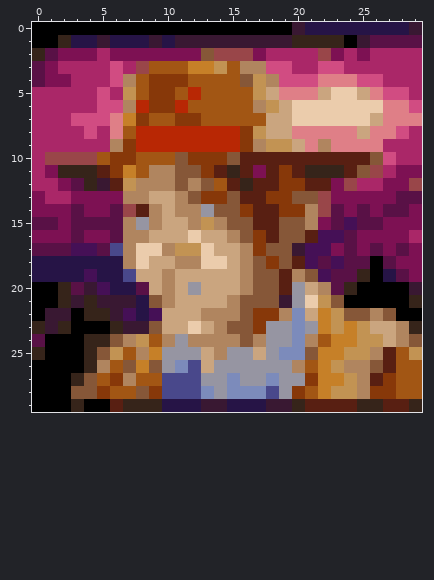
Two versions of one pixel-art sprite, assets/symbols/Explorer.png. The picture above was drawn from the file before the commit.
The file is 30x30 pixels.
New version:
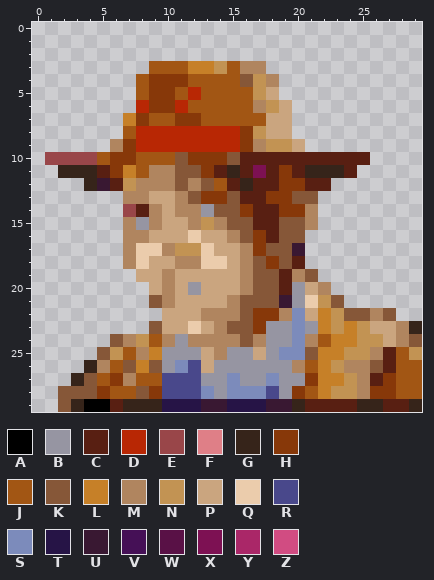
Palette (. is transparent): A #000000  B #9695a2  C #581f12  D #b82704  E #994649  F #df7f87  G #36241a  H #873809  J #a25614  K #865738  L #c68028  M #b0855f  N #c29353  P #caa57f  Q #ebccac  R #49488b  S #7c8bbb  T #261446  U #391832  V #451056  W #591146  X #7d1153  Y #aa2768  Z #d14c82
From old to new:
Changed rows in their new state; - is an unchanged pixel.
first column x 0:
 0 ..............................
 1 ..............................
 2 ..............................
 3 .........---------............
 4 ........-----------...........
 5 ........-----------...........
 6 ........------------..........
 7 .......-------------..........
 8 .......-------------..........
 9 ......---------------.........
10 .-------------------------....
11 ..-----------------------.....
12 ....-------------------.......
13 .......---------------........
14 .......---------------........
15 .......---------------........
16 .......--------------.........
17 .......--------------.........
18 .......--------------.........
19 ........--------------........
20 .........--------------.......
21 .........---------------......
22 ..........------------------..
23 .........---------------------
24 ......------------------------
25 .....-------------------------
26 ....--------------------------
27 ...---------------------------
28 ..K---------------------------
29 ..K---------------------------
Boxes around the changes in both pictures, in picture pixels (x1, y1, x2, y2):
changed: (32, 22, 422, 412)
